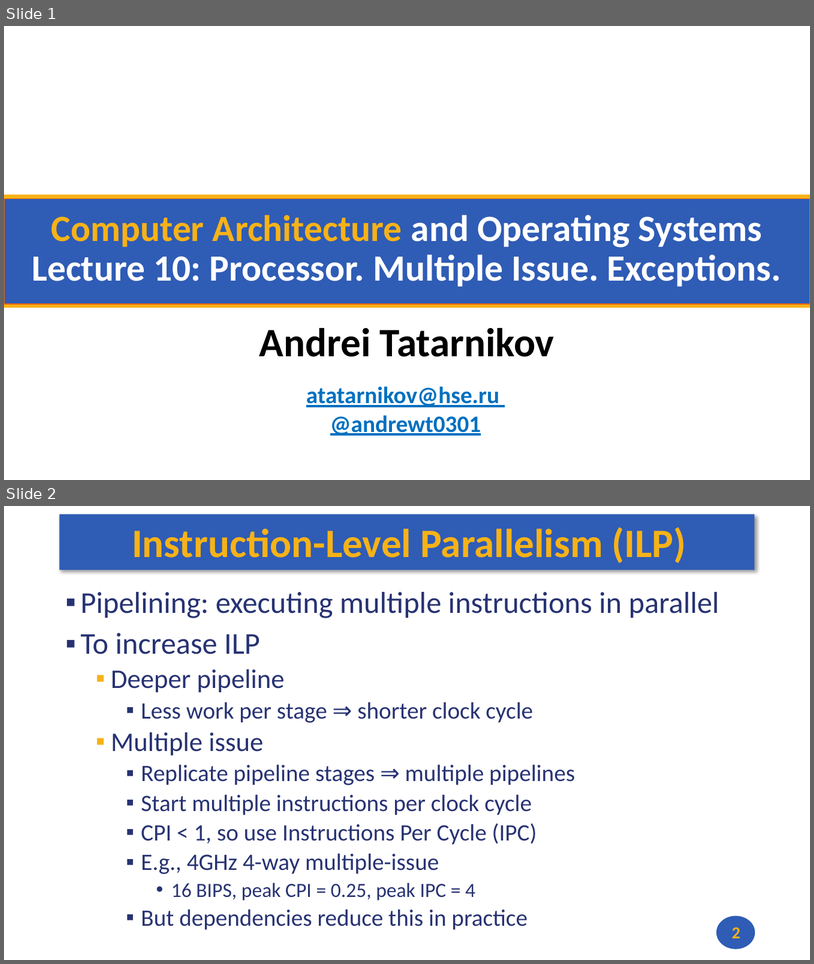
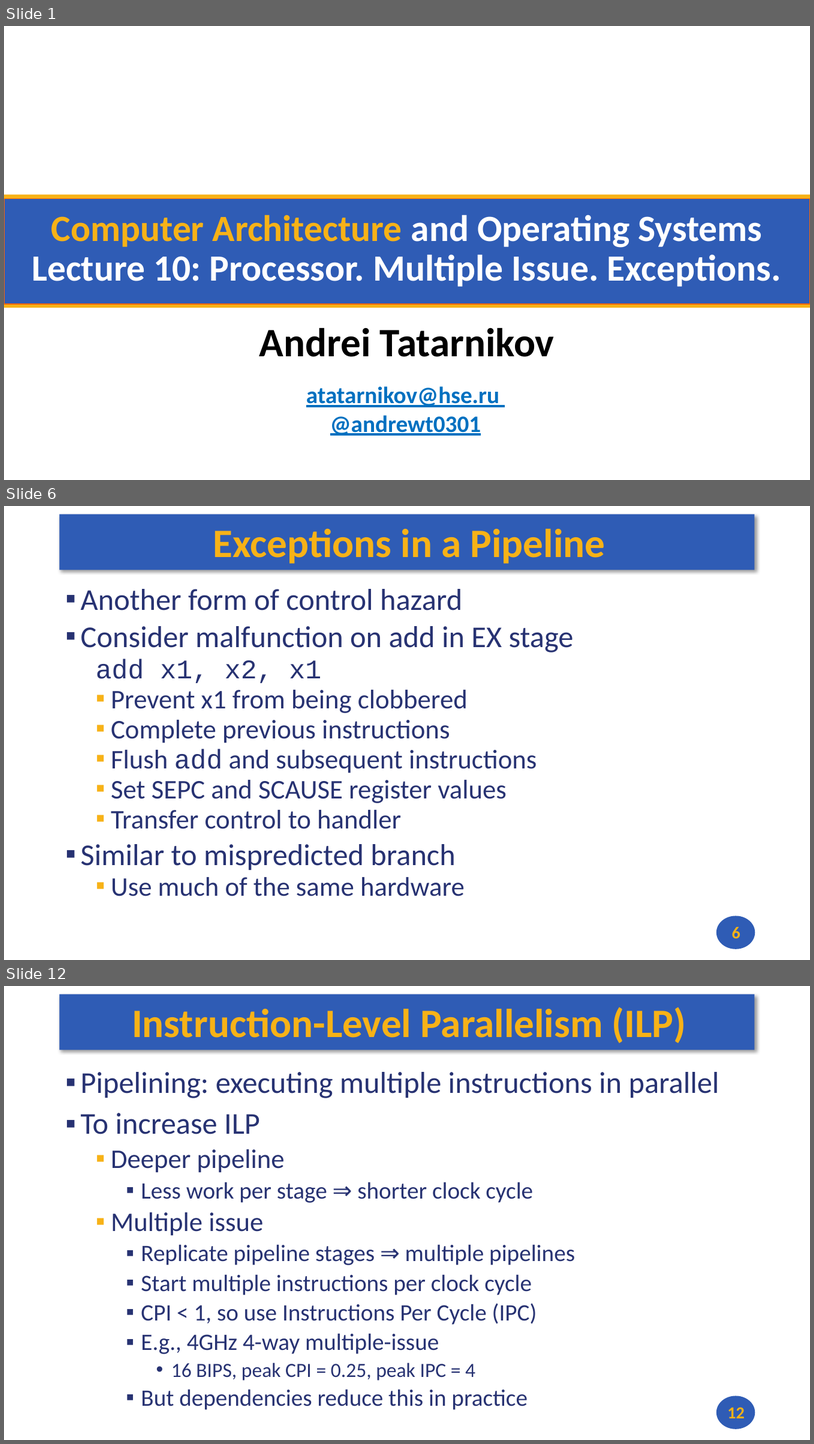
Before and after one commit to andrewt0301/hse-acos-course, a slide deck: docs/part1ca/10_Exceptions/CA_Lecture_10.pptx. Shown one above the other, each under a label of ours: slides 1 and 2 before the commit, slides 1, 6 and 12 after it; the slides between them are not shown. The pictures are 814x964 and 814x1444 pixels, drawn with LibreOffice and Linux fonts; fonts in the diff are those of the drawing; background and template pictures are left out. Boxes give left, top, right and bottom in pixels: in the first picture for what was removed or moved away, otherwise in the second. Text is boxed around its words. In the diff, an @@ line names an element or a change of style, - is before the commit and + after.

```diff
--- a/docs/part1ca/10_Exceptions/CA_Lecture_10.pptx
+++ b/docs/part1ca/10_Exceptions/CA_Lecture_10.pptx
@@ slide 6 added at (x1=4, y1=506, x2=810, y2=960), background #FFFFFF; not listed: 2 template elements that a slide beside it also shows @@
@@ title added at (x1=213, y1=528, x2=606, y2=564), 48 pt, text #F7B217, bold @@
+Exceptions in a Pipeline
@@ text added at (x1=81, y1=589, x2=574, y2=896), 32 pt, text #273272 @@
+▪ Another form of control hazard
+▪ Consider malfunction on add in EX stage
+  add x1, x2, x1
+  ▪ Prevent x1 from being clobbered
+  ▪ Complete previous instructions
+  ▪ Flush add and subsequent instructions
+  ▪ Set SEPC and SCAUSE register values
+  ▪ Transfer control to handler
+▪ Similar to mispredicted branch
+  ▪ Use much of the same hardware
@@ page number added at (x1=732, y1=927, x2=741, y2=938), 20 pt, text #F7B217, bold @@
+6
@@ what was slide 2 is now slide 12 @@
@@ page number at (x1=728, y1=1407, x2=744, y2=1418): text changed @@
-2
+12
```
Also in this commit, not shown: 9 other slides added, 2 other files.
